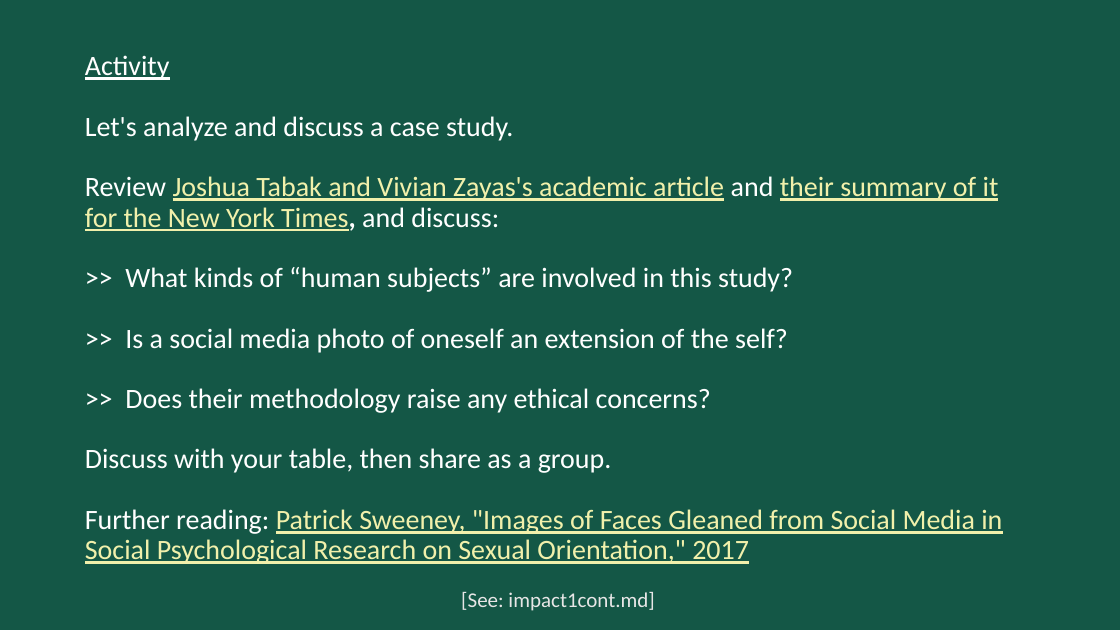
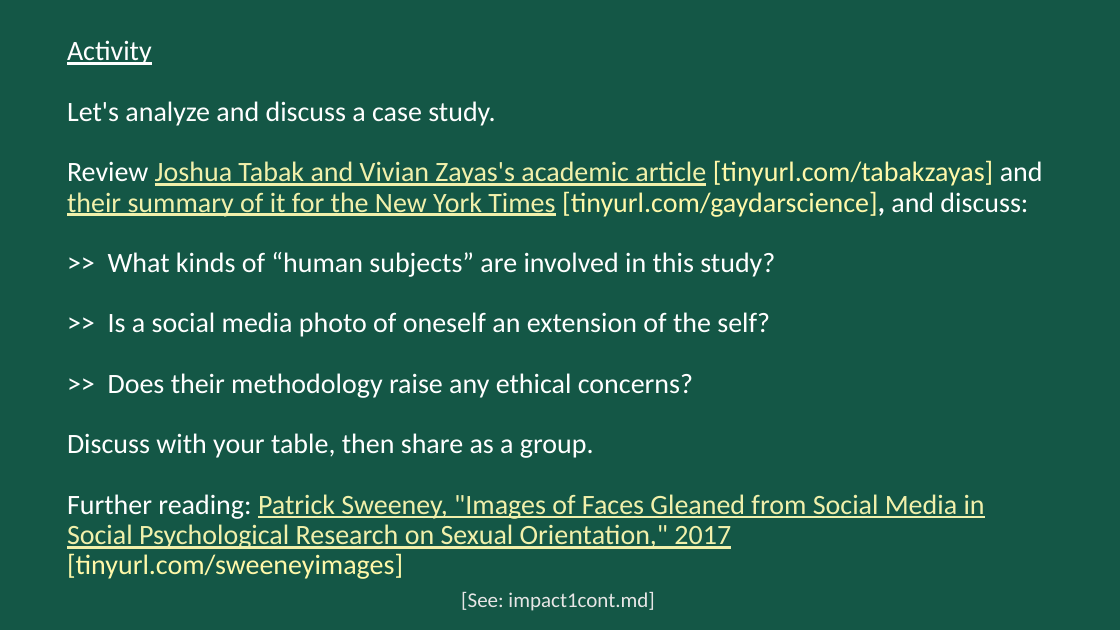
Before and after one commit to dhsouthbend/ethics, a slide deck: slide 24 of slides.pptx. Drawn at 1120x630 pixels with LibreOffice and Linux fonts; fonts in the diff are those of the drawing. Boxes give left, top, right and bottom in pixels: in the first picture for what was removed or moved away, otherwise in the second. Text is boxed around its words. In the diff, an @@ line names an element or a change of style, - is before the commit and + after.

Commit message:
updated slides with tinyurls

```diff
--- a/slides.pptx
+++ b/slides.pptx
@@ title at [67, 40, 1043, 579]: text changed @@
-Activity
-Let's analyze and discuss a case study.
-Review Joshua Tabak and Vivian Zayas's academic article and their summary of it for the New York Times, and discuss:
->> What kinds of “human subjects” are involved in this study?
->> Is a social media photo of oneself an extension of the self?
->> Does their methodology raise any ethical concerns?
-Discuss with your table, then share as a group.
-Further reading: Patrick Sweeney, "Images of Faces Gleaned from Social Media in Social Psychological Research on Sexual Orientation," 2017
+Activity
+Let's analyze and discuss a case study.
+Review Joshua Tabak and Vivian Zayas's academic article [tinyurl.com/tabakzayas] and their summary of it for the New York Times [tinyurl.com/gaydarscience], and discuss:
+>> What kinds of “human subjects” are involved in this study?
+>> Is a social media photo of oneself an extension of the self?
+>> Does their methodology raise any ethical concerns?
+Discuss with your table, then share as a group.
+Further reading: Patrick Sweeney, "Images of Faces Gleaned from Social Media in Social Psychological Research on Sexual Orientation," 2017 [tinyurl.com/sweeneyimages]
```
Also in this commit, not shown: 3 other slides changed, 1 other file.
